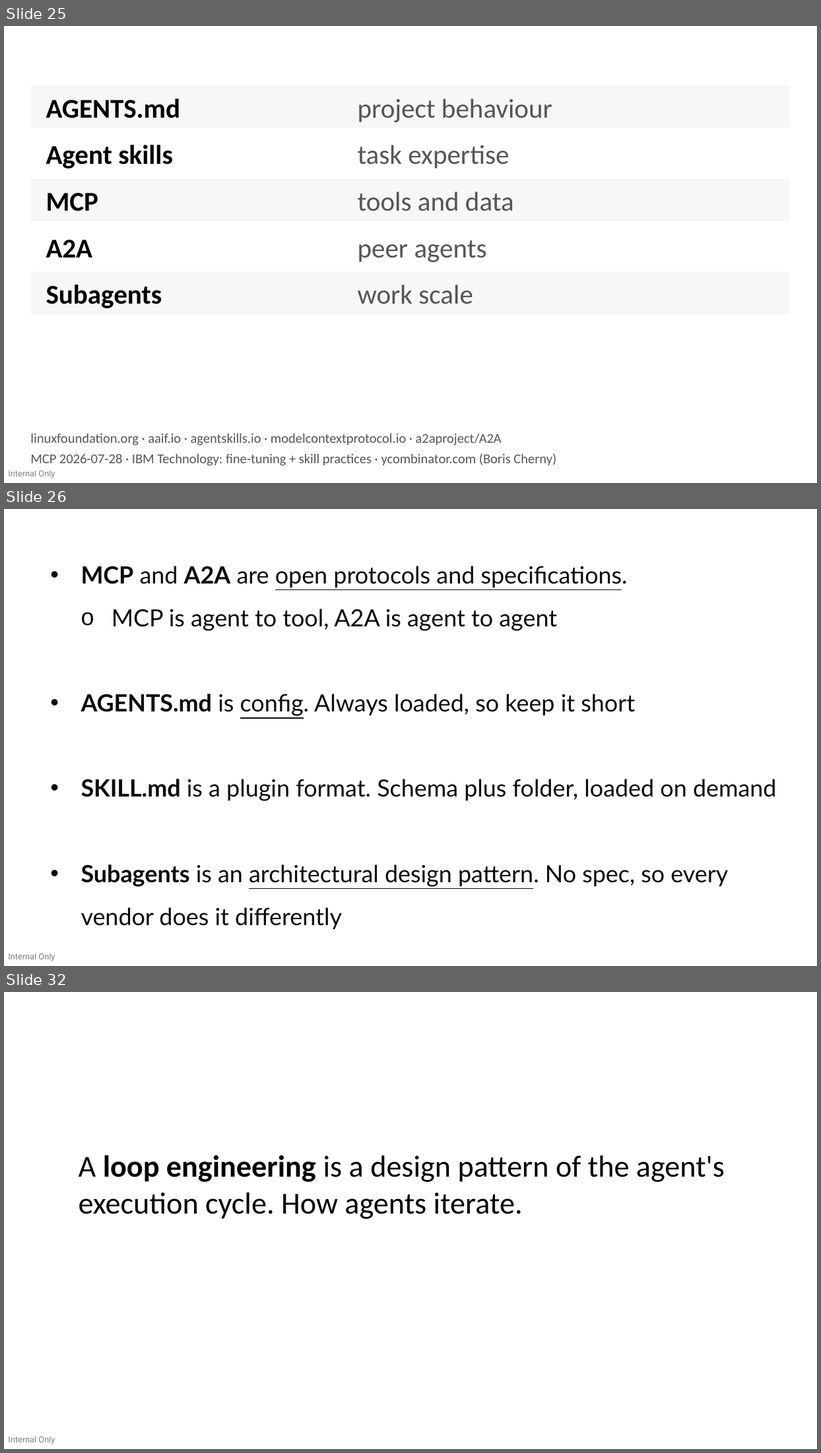
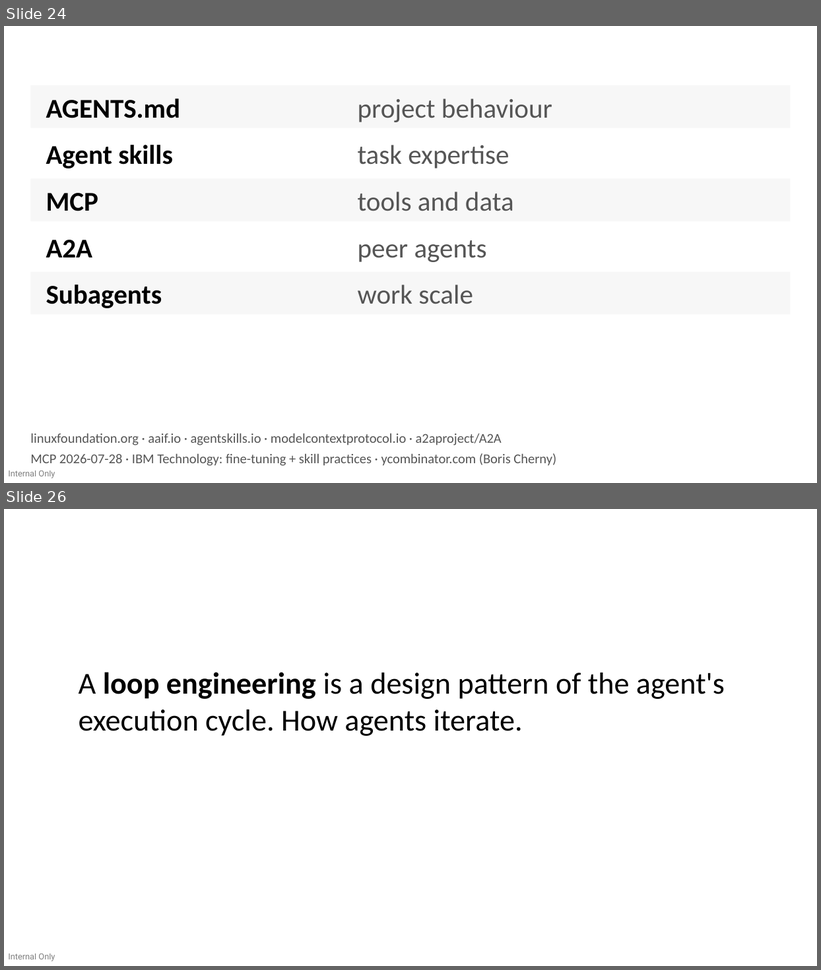
Before and after one commit to devlinduldulao/agents-and-skill-demo, a slide deck: ddc.pptx. Shown one above the other, each under a label of ours: slides 25, 26 and 32 before the commit, slides 24 and 26 after it; the slides between them are not shown. The pictures are 821x1453 and 821x970 pixels, drawn with LibreOffice and Linux fonts; fonts in the diff are those of the drawing. Boxes give left, top, right and bottom in pixels: in the first picture for what was removed or moved away, otherwise in the second. Text is boxed around its words. In the diff, an @@ line names an element or a change of style, - is before the commit and + after.

```diff
--- a/ddc.pptx
+++ b/ddc.pptx
@@ slide 26 removed at bbox=[4, 509, 817, 966], background #FFFFFF; not listed: 1 template element that a slide beside it also shows @@
@@ text removed at bbox=[81, 566, 777, 929] @@
-• MCP and A2A are open protocols and specifications.
-  o MCP is agent to tool, A2A is agent to agent
-• AGENTS.md is config. Always loaded, so keep it short
-• SKILL.md is a plugin format. Schema plus folder, loaded on demand
-• Subagents is an architectural design pattern. No spec, so every vendor does it differently
@@ what was slide 25 is now slide 24 @@
@@ what was slide 32 is now slide 26 @@
```
Also in this commit, not shown: 4 slides changed, 18 slides added, 2 other slides removed, 1 other file.
